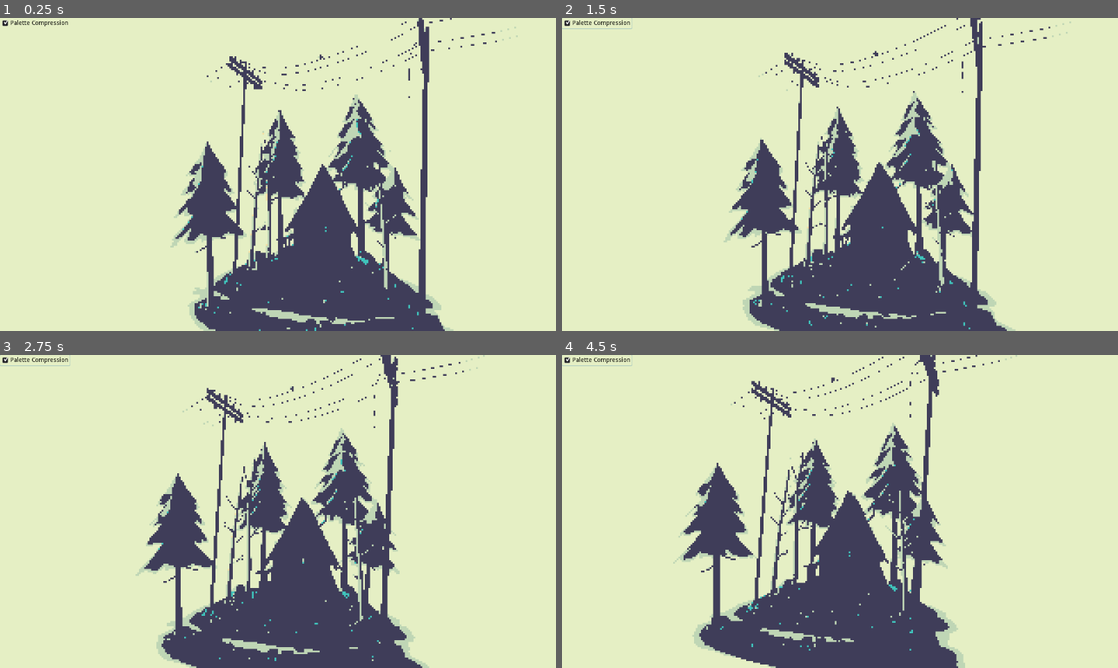
Above: before the commit, frames 1-4 (two rows, left to right).
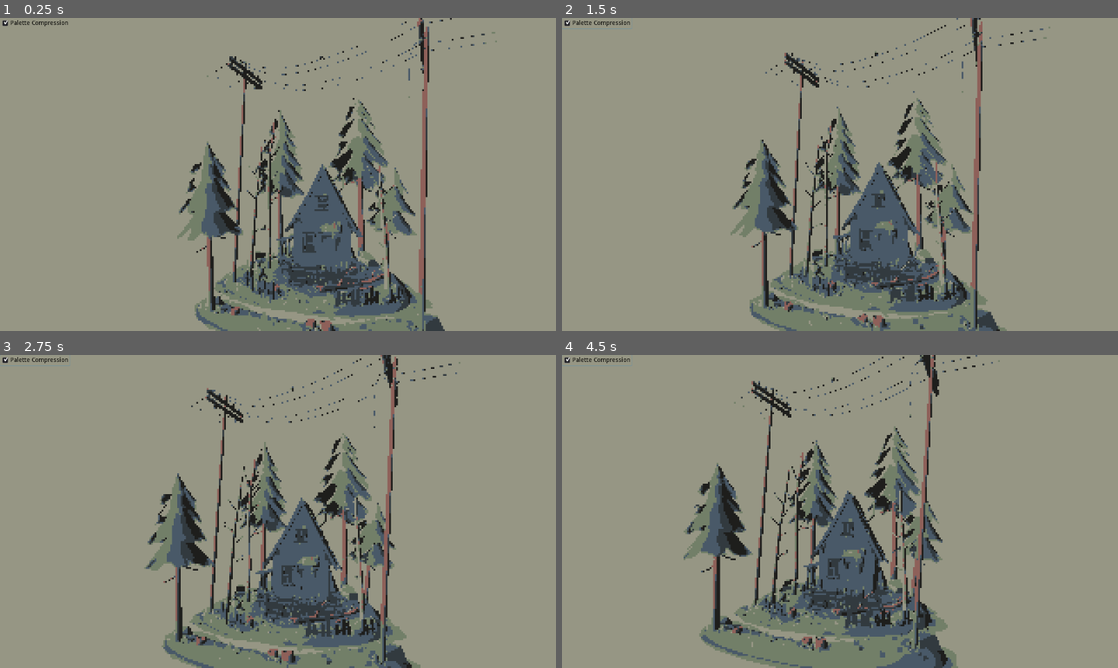
Above: after the commit, the same moments.

Repository: azpsen/godot_palette_compression
Game: Godot game, scene res://house.tscn
Same seed, same stepped clock (60 frames per second), same inputs: the game is played once before the commit and once after it.
Inputs (mouse positions are in pixels of both pictures, inside the frame that each line leads up to):
- Up to frame 1 (0.25 s): no input
- Up to frame 2 (1.5 s): click "Palette Compression" at 0.5 s; tap Enter at 1.25 s; move the mouse to (962, 158) at 1.27 s; hold D from 1.28 s (still down); tap Q at 1.35 s; click (962, 158) at 1.42 s
- Up to frame 3 (2.75 s): release D at 2 s; drag from (166, 527) to (250, 574) at 2.02 s
- Up to frame 4 (4.5 s): tap Space at 2.75 s; move the mouse to (895, 442) at 2.77 s; hold D 2.78-3.5 s; tap Q at 2.85, 4.35 s; drag from (812, 574) to (673, 464) at 3.52 s; tap Enter at 4.25 s; move the mouse to (1006, 558) at 4.27 s; hold A from 4.28 s (still down)

The runs differ from the first frame. In frame 1, 99% of the frame differs, in the area x 0-100%, y 0-100%; in frame 2, 99%; in frame 3, 99%; in frame 4, 99%.

Commit message:
Modified palette to better fit scene

Diff:
--- a/house.tscn
+++ b/house.tscn
@@ -3,50 +3,16 @@
 [ext_resource path="res://res/scene.gltf" type="PackedScene" id=1]
 [ext_resource path="res://camera.gd" type="Script" id=2]
 [ext_resource path="res://control.gd" type="Script" id=3]
-
-[sub_resource type="Shader" id=2]
-code = "shader_type canvas_item;
-
-uniform vec4 color_1 : hint_color = vec4(0.25, 0.24, 0.35, 1.0);
-uniform vec4 color_2 : hint_color = vec4(0.25, 0.77, 0.74, 1.0);
-uniform vec4 color_3 : hint_color = vec4(0.75, 0.84, 0.71, 1.0);
-uniform vec4 color_4 : hint_color = vec4(0.9, 0.94, 0.77, 1.0);
-uniform vec4 color_5 : hint_color = vec4(0.95, 0.87, 0.64, 1.0);
-
-uniform bool enabled = true;
-
-vec4 nearest_color(vec4 color) {
-	float dist_col1 = pow(color_1.x - color.x, 2) + pow(color_1.y - color.y, 2) + pow(color_1.z - color.z, 2);
-	float dist_col2 = pow(color_2.x - color.x, 2) + pow(color_2.y - color.y, 2) + pow(color_2.z - color.z, 2);
-	float dist_col3 = pow(color_3.x - color.x, 2) + pow(color_3.y - color.y, 2) + pow(color_3.z - color.z, 2);
-	float dist_col4 = pow(color_4.x - color.x, 2) + pow(color_4.y - color.y, 2) + pow(color_4.z - color.z, 2);
-	float dist_col5 = pow(color_5.x - color.x, 2) + pow(color_5.y - color.y, 2) + pow(color_5.z - color.z, 2);
-	float closest = min(min(min(min(dist_col1, dist_col2), dist_col3), dist_col4), dist_col5);
-	if (closest == dist_col1) return color_1;
-	if (closest == dist_col2) return color_2;
-	if (closest == dist_col3) return color_3;
-	if (closest == dist_col4) return color_4;
-	if (closest == dist_col5) return color_5;
-	return vec4(0.0, 0.0, 0.0, 1.0);
-}
-
-void fragment() {
-	vec4 col = texture(TEXTURE, UV);
-
-	if (enabled) {
-		COLOR = nearest_color(col);
-	} else {
-		COLOR = col;
-	}
-}"
+[ext_resource path="res://palcom.gdshader" type="Shader" id=4]
 
 [sub_resource type="ShaderMaterial" id=3]
-shader = SubResource( 2 )
-shader_param/color_1 = Color( 0.25, 0.24, 0.35, 1 )
-shader_param/color_2 = Color( 0.25, 0.77, 0.74, 1 )
-shader_param/color_3 = Color( 0.75, 0.84, 0.71, 1 )
-shader_param/color_4 = Color( 0.9, 0.94, 0.77, 1 )
-shader_param/color_5 = Color( 0.95, 0.87, 0.64, 1 )
+shader = ExtResource( 4 )
+shader_param/color_1 = Color( 0.45, 0.5, 0.41, 1 )
+shader_param/color_2 = Color( 0.12, 0.12, 0.11, 1 )
+shader_param/color_3 = Color( 0.56, 0.38, 0.35, 1 )
+shader_param/color_4 = Color( 0.59, 0.59, 0.52, 1 )
+shader_param/color_5 = Color( 0.29, 0.35, 0.41, 1 )
+shader_param/color_6 = Color( 0.2, 0.23, 0.25, 1 )
 shader_param/enabled = true
 
 [sub_resource type="Environment" id=1]
--- a/palcom.gdshader
+++ b/palcom.gdshader
@@ -1,10 +1,11 @@
 shader_type canvas_item;
 
-uniform vec4 color_1 : hint_color = vec4(0.25, 0.24, 0.35, 1.0);
-uniform vec4 color_2 : hint_color = vec4(0.25, 0.77, 0.74, 1.0);
-uniform vec4 color_3 : hint_color = vec4(0.75, 0.84, 0.71, 1.0);
-uniform vec4 color_4 : hint_color = vec4(0.9, 0.94, 0.77, 1.0);
-uniform vec4 color_5 : hint_color = vec4(0.95, 0.87, 0.64, 1.0);
+uniform vec4 color_1 : hint_color = vec4(0.45, 0.5, 0.41, 1.0);
+uniform vec4 color_2 : hint_color = vec4(0.12, 0.12, 0.11, 1.0);
+uniform vec4 color_3 : hint_color = vec4(0.56, 0.38, 0.35, 1.0);
+uniform vec4 color_4 : hint_color = vec4(0.59, 0.59, 0.52, 1.0);
+uniform vec4 color_5 : hint_color = vec4(0.29, 0.35, 0.41, 1.0);
+uniform vec4 color_6 : hint_color = vec4(0.20, 0.23, 0.25, 1.0);
 
 uniform bool enabled = true;
 
@@ -14,12 +15,14 @@
 	float dist_col3 = pow(color_3.x - color.x, 2) + pow(color_3.y - color.y, 2) + pow(color_3.z - color.z, 2);
 	float dist_col4 = pow(color_4.x - color.x, 2) + pow(color_4.y - color.y, 2) + pow(color_4.z - color.z, 2);
 	float dist_col5 = pow(color_5.x - color.x, 2) + pow(color_5.y - color.y, 2) + pow(color_5.z - color.z, 2);
-	float closest = min(min(min(min(dist_col1, dist_col2), dist_col3), dist_col4), dist_col5);
+	float dist_col6 = pow(color_6.x - color.x, 2) + pow(color_6.y - color.y, 2) + pow(color_6.z - color.z, 2);
+	float closest = min(min(min(min(min(dist_col1, dist_col2), dist_col3), dist_col4), dist_col5), dist_col6);
 	if (closest == dist_col1) return color_1;
 	if (closest == dist_col2) return color_2;
 	if (closest == dist_col3) return color_3;
 	if (closest == dist_col4) return color_4;
 	if (closest == dist_col5) return color_5;
+	if (closest == dist_col6) return color_6;
 	return vec4(0.0, 0.0, 0.0, 1.0);
 }
 
